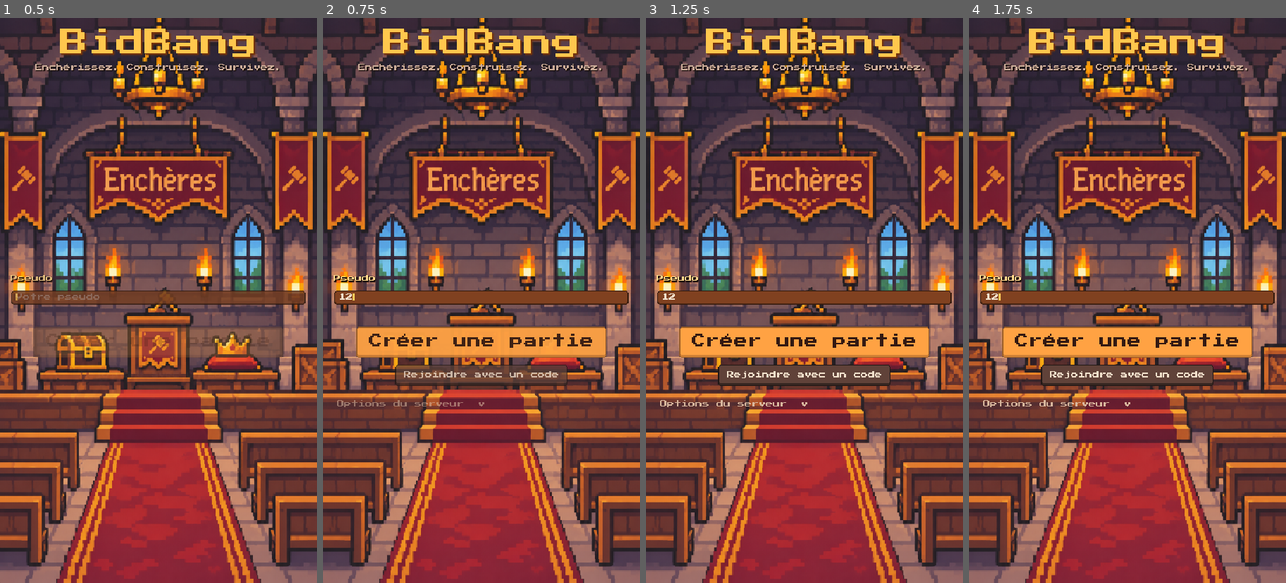
Above: before the commit, frames 1-4 (left to right).
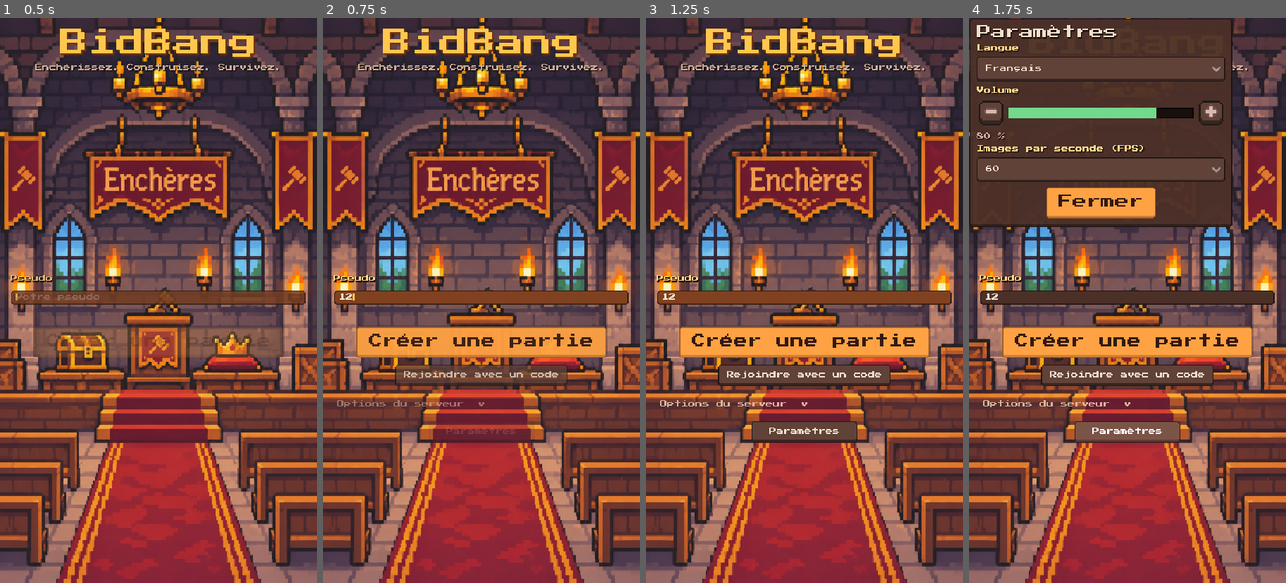
Above: after the commit, the same moments.

Repository: lucas-lucchesi/BidBang
Game: Godot game, scene res://menu.tscn
Same seed, same stepped clock (60 frames per second), same inputs: the game is played once before the commit and once after it.
Inputs (mouse positions are in pixels of both pictures, inside the frame that each line leads up to):
- Up to frame 1 (0.5 s): no input
- Up to frame 2 (0.75 s): click (481, 294) at 0.52 s; type "12" at 0.6 s
- Up to frame 3 (1.25 s): no input
- Up to frame 4 (1.75 s): click (1127, 430) at 1.25 s, where only the run after the commit has a clickable "Paramètres"

Frame 1 is identical in both runs. In frame 2, 0.1% of the frame differs, in the area x 33-67%, y 72-74%; in frame 3, 1.2%; in frame 4, 27%, in the area x 0-96%, y 0-76%.

Commit message:
add settings-panel overlay with language FR/EN, volume and FPS limit saved to disk
Co-Authored-By: Claude Sonnet 5.5 <noreply@anthropic.com>

Diff:
--- a/bid-bang/scripts/game.gd
+++ b/bid-bang/scripts/game.gd
@@ -116,6 +116,7 @@
 			_render_results(game)
 	if phase != "finished":
 		_render_players(game)
+	UI.settings_button(_box, self)
 	var key: String = "%s_%d" % [phase, int(game.get("item_index", 0))]
 	if key != _anim_key:
 		_anim_key = key
--- a/bid-bang/scripts/menu.gd
+++ b/bid-bang/scripts/menu.gd
@@ -27,6 +27,7 @@
 	var join: Button = UI.button(box, T.t("Rejoindre avec un code"))
 	join.pressed.connect(_on_join)
 	_build_server_option(box)
+	UI.settings_button(box, self)
 	Fx.stagger_in(box, 0.07)
 	if _pseudo.text == "":
 		_pseudo.grab_focus()
--- /dev/null
+++ b/bid-bang/scripts/settings_panel.gd
@@ -0,0 +1,98 @@
+extends Control
+## Fenêtre Paramètres (superposée à l'écran courant) : langue, volume, FPS.
+## Ouverture : SettingsPanel.open(self) depuis n'importe quel écran.
+
+const UI = preload("res://scripts/ui.gd")
+const T = preload("res://scripts/texts.gd")
+
+const FPS_VALUES := [30, 60, 90, 120, 0]
+
+var _initial_language: String = ""
+var _vol_bar: ProgressBar
+var _vol_label: Label
+
+
+static func open(host: Node) -> void:
+	var script: GDScript = load("res://scripts/settings_panel.gd")
+	var panel: Control = script.new()
+	host.get_tree().current_scene.add_child(panel)
+
+
+func _ready() -> void:
+	_initial_language = Session.language
+	set_anchors_preset(Control.PRESET_FULL_RECT)
+	mouse_filter = Control.MOUSE_FILTER_STOP
+	var dim := ColorRect.new()
+	dim.color = Color(0, 0, 0, 0.7)
+	dim.set_anchors_preset(Control.PRESET_FULL_RECT)
+	add_child(dim)
+	var center := CenterContainer.new()
+	center.set_anchors_preset(Control.PRESET_FULL_RECT)
+	add_child(center)
+	var panel := PanelContainer.new()
+	panel.custom_minimum_size = Vector2(300, 0)
+	center.add_child(panel)
+	var box := VBoxContainer.new()
+	box.add_theme_constant_override("separation", 6)
+	panel.add_child(box)
+	UI.label(box, "Paramètres", "HeadingLabel")
+	# langue
+	var lang: OptionButton = UI.option(box, "Langue", ["Français", "English"], ["fr", "en"], Session.language)
+	lang.item_selected.connect(_on_language.bind(lang))
+	# volume
+	UI.label(box, "Volume", "FieldLabel")
+	var row := HBoxContainer.new()
+	row.add_theme_constant_override("separation", 4)
+	box.add_child(row)
+	UI.icon_button(row, UI.ICON_MINUS).pressed.connect(_on_volume.bind(-10))
+	_vol_bar = ProgressBar.new()
+	_vol_bar.show_percentage = false
+	_vol_bar.min_value = 0.0
+	_vol_bar.max_value = 100.0
+	_vol_bar.size_flags_horizontal = Control.SIZE_EXPAND_FILL
+	_vol_bar.size_flags_vertical = Control.SIZE_SHRINK_CENTER
+	_vol_bar.custom_minimum_size = Vector2(0, 12)
+	row.add_child(_vol_bar)
+	UI.icon_button(row, UI.ICON_PLUS).pressed.connect(_on_volume.bind(10))
+	_vol_label = UI.label(box, "", "MutedLabel")
+	_show_volume()
+	# FPS
+	var labels: Array = []
+	for v in FPS_VALUES:
+		labels.append("Illimité" if v == 0 else str(v))
+	var fps: OptionButton = UI.option(box, "Images par seconde (FPS)", labels, FPS_VALUES, Session.max_fps)
+	fps.item_selected.connect(_on_fps.bind(fps))
+	var close: Button = UI.button(box, "Fermer", "PrimaryButton")
+	close.pressed.connect(_on_close)
+
+
+func _show_volume() -> void:
+	var pct: int = int(round(Session.volume * 100.0))
+	_vol_bar.value = pct
+	_vol_label.text = "%d %%" % pct
+
+
+func _on_language(index: int, o: OptionButton) -> void:
+	Session.language = str(o.get_item_metadata(index))
+	Session.apply_settings()
+	Session.save_settings()
+
+
+func _on_volume(delta: int) -> void:
+	Session.volume = clampf(Session.volume + delta / 100.0, 0.0, 1.0)
+	Session.apply_settings()
+	Session.save_settings()
+	_show_volume()
+
+
+func _on_fps(index: int, o: OptionButton) -> void:
+	Session.max_fps = int(o.get_item_metadata(index))
+	Session.apply_settings()
+	Session.save_settings()
+
+
+func _on_close() -> void:
+	var changed: bool = Session.language != _initial_language
+	queue_free()
+	if changed:
+		get_tree().reload_current_scene()
--- a/bid-bang/scripts/ui.gd
+++ b/bid-bang/scripts/ui.gd
@@ -76,6 +76,15 @@
 	return o
 
 
+## Bouton "Paramètres" qui ouvre la fenêtre de réglages par-dessus l'écran courant.
+static func settings_button(parent: Node, host: Node) -> Button:
+	var b: Button = button(parent, "Paramètres")
+	b.pressed.connect(func() -> void:
+		var panel_script: GDScript = load("res://scripts/settings_panel.gd")
+		panel_script.call("open", host))
+	return b
+
+
 static func goto(node: Node, path: String) -> bool:
 	var err: int = node.get_tree().change_scene_to_file(path)
 	return err == OK
